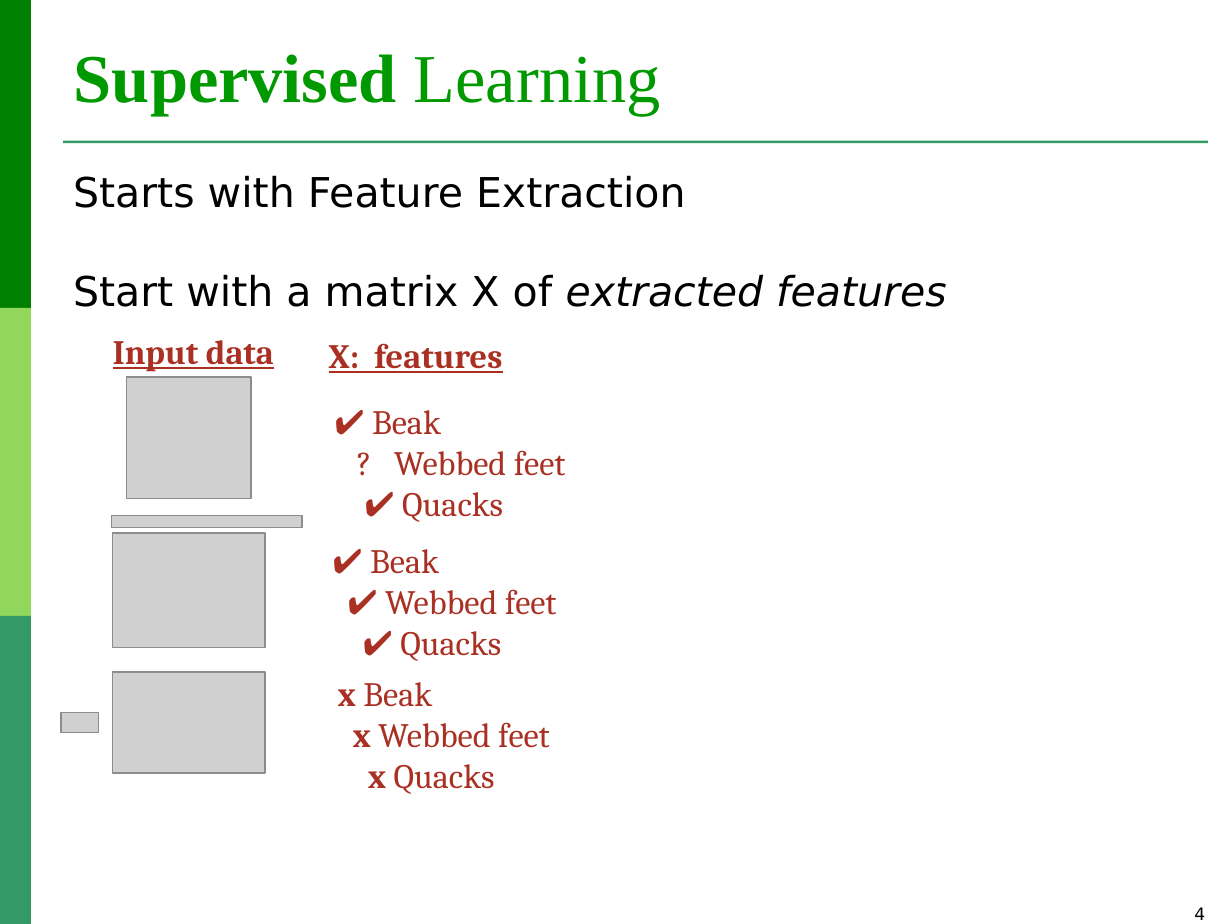
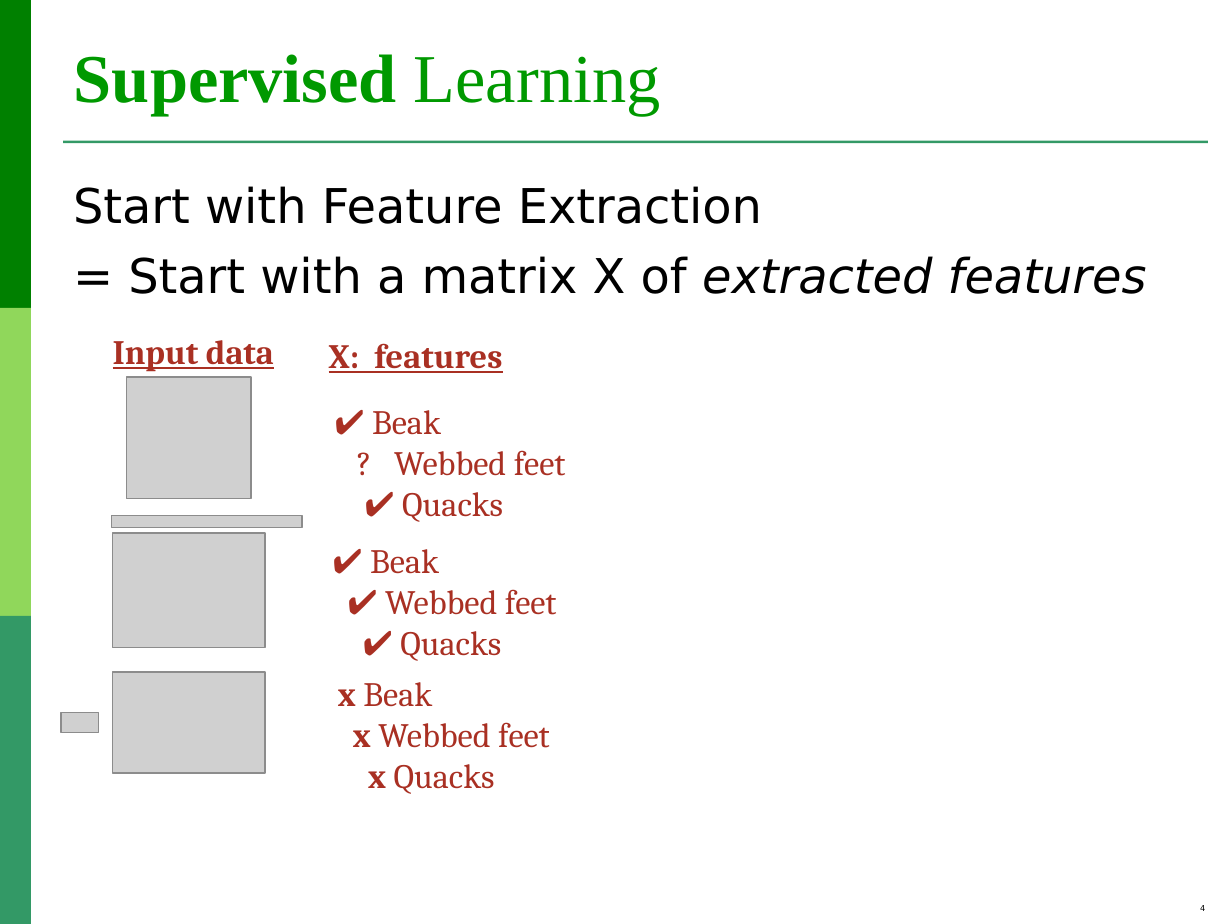
Before and after one commit to lauradiosan/DS-UBB, a slide deck: slide 4 of 2024-2025/lectures/ML_regression.ppt. Drawn at 1232x924 pixels with LibreOffice and Linux fonts; fonts in the diff are those of the drawing; grey boxes stand for pictures. Boxes give left, top, right and bottom in pixels: in the first picture for what was removed or moved away, otherwise in the second. Text is boxed around its words. In the diff, an @@ line names an element or a change of style, - is before the commit and + after.

```diff
--- a/2024-2025/lectures/ML_regression.ppt
+++ b/2024-2025/lectures/ML_regression.ppt
@@ text at (73,186,1147,294): text changed; size 24 to 28 pt @@
-Starts with Feature Extraction
-Start with a matrix X of extracted features
+Start with Feature Extraction
+= Start with a matrix X of extracted features
@@ page number at (1200,905,1205,911): size 10 to 4.8 pt @@
```
Also in this commit, not shown: 18 other slides changed, 11 other files.
